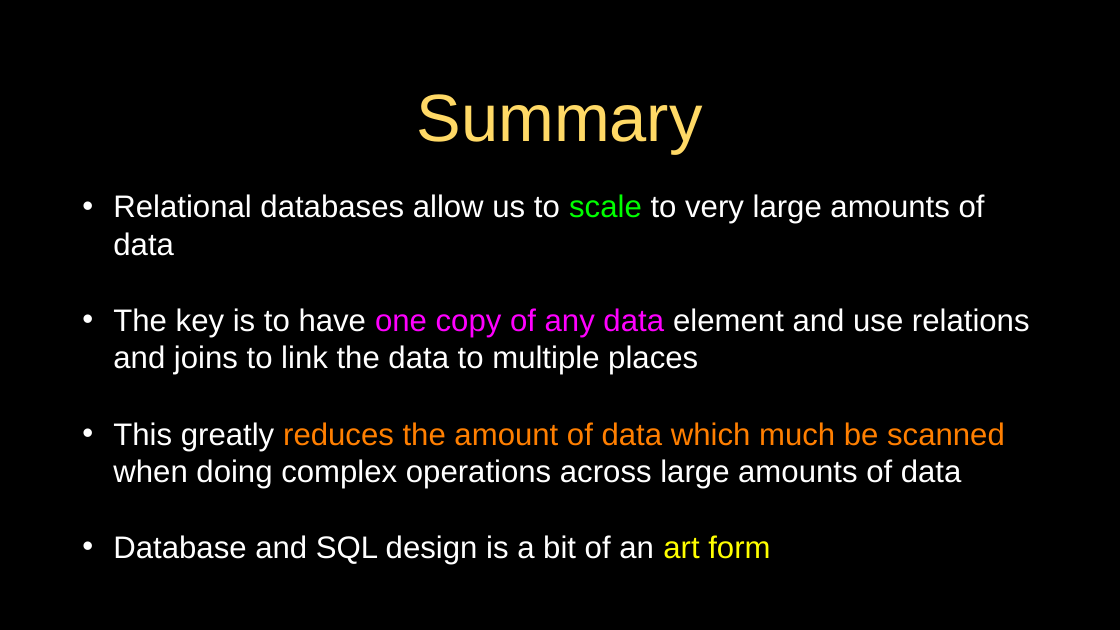
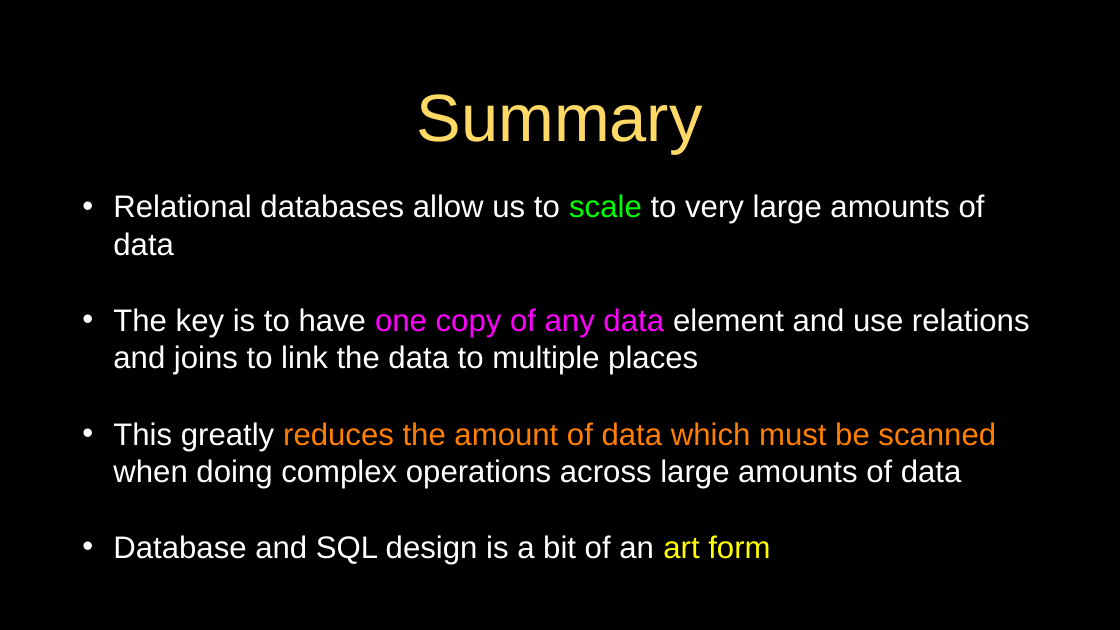
Before and after one commit to SOsintOps/py4e, a slide deck: slide 95 of lectures3/Pythonlearn-15-Databases.pptx. Drawn at 1120x630 pixels with LibreOffice and Linux fonts; fonts in the diff are those of the drawing. Boxes give left, top, right and bottom in pixels: in the first picture for what was removed or moved away, otherwise in the second. Text is boxed around its words. In the diff, an @@ line names an element or a change of style, - is before the commit and + after.

Commit message:
Fix text and code errors in the chapter slides
Fixes 59 errors in the 16 chapter presentations (lectures3/Pythonlearn-NN-*.pptx):
typos, en dashes and curly quotes in code that Python rejects, Python 2 output
and messages (raw_input, <type 'list'>, range returning a list, u'' strings),
output that the code does not print, def __init(self)__, a missing ssl context
in opengeo.py, HTTP requests without \r\n, and a few wrong technical statements.
Only the text runs that change are edited; colors and layout are kept.

```diff
--- a/lectures3/Pythonlearn-15-Databases.pptx
+++ b/lectures3/Pythonlearn-15-Databases.pptx
@@ text at [113,422,996,488]: text changed @@
-• This greatly reduces the amount of data which much be scanned when doing complex operations across large amounts of data
+• This greatly reduces the amount of data which must be scanned when doing complex operations across large amounts of data
```
Also in this commit, not shown: 3 other slides changed, 15 other files.
